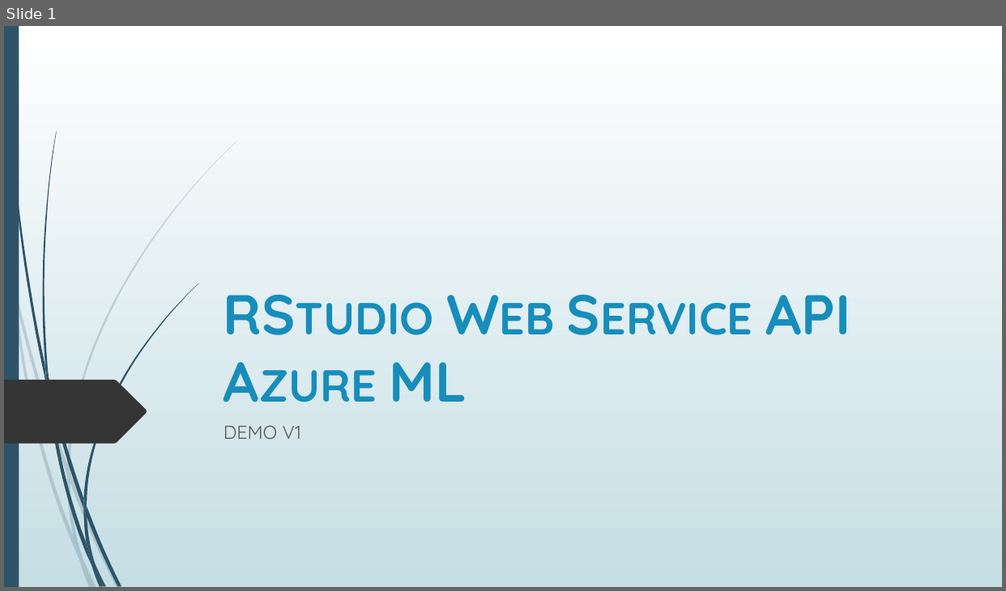
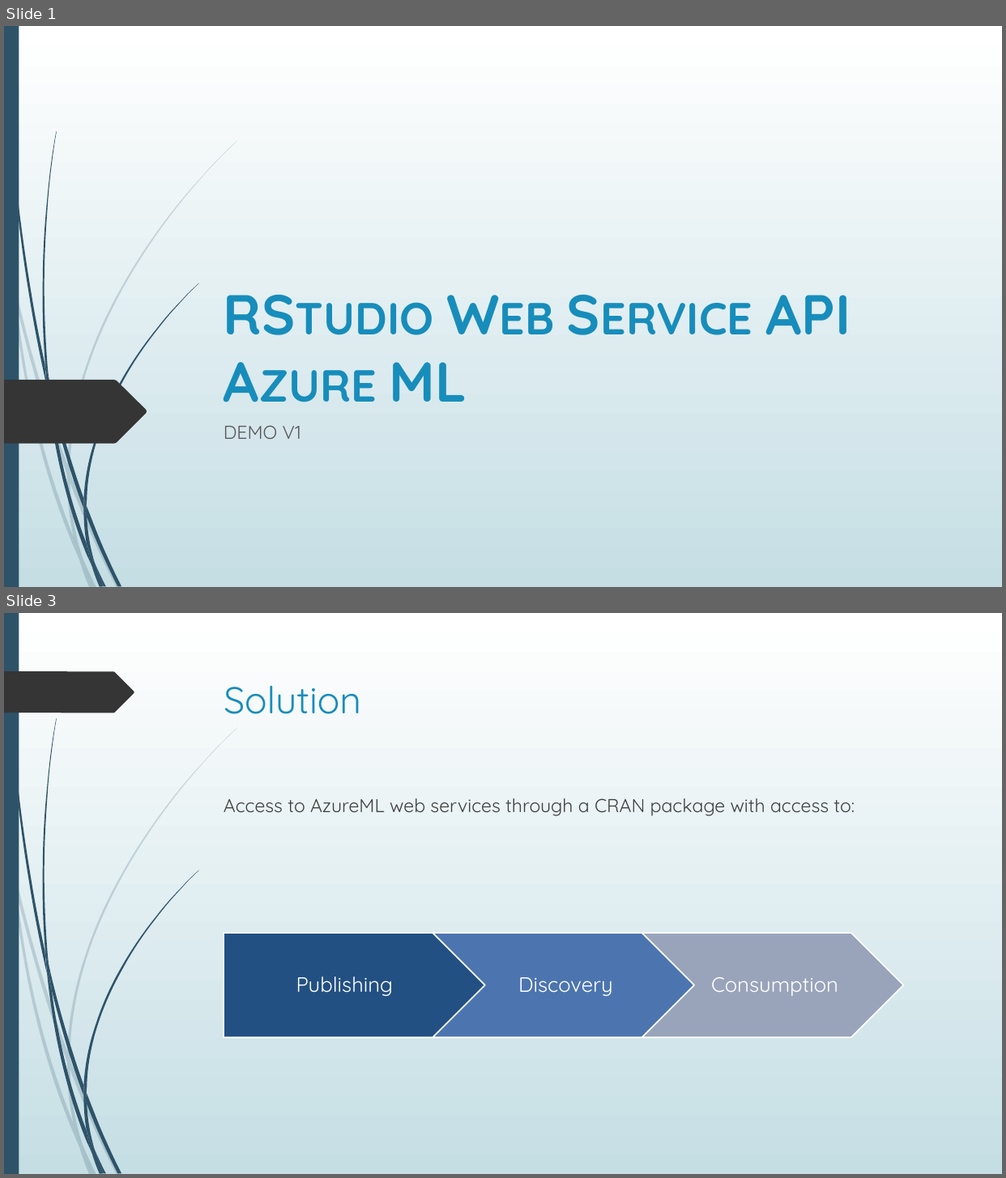
Before and after one commit to Azure/Azure-MachineLearning-ClientLibrary-R, a slide deck: demo/demo walkthrough.pptx. Shown one above the other, each under a label of ours: slide 1 before the commit, slides 1 and 3 after it; the slides between them are not shown. The pictures are 1006x591 and 1006x1178 pixels, drawn with LibreOffice and Linux fonts; fonts in the diff are those of the drawing. Boxes give left, top, right and bottom in pixels: in the first picture for what was removed or moved away, otherwise in the second. Text is boxed around its words. In the diff, an @@ line names an element or a change of style, - is before the commit and + after.

```diff
--- a/demo/demo walkthrough.pptx
+++ b/demo/demo walkthrough.pptx
@@ slide 3 added at (4, 613, 1002, 1174), background gradient #FFFFFF to #C5DEE5; not listed: 23 template elements that a slide beside it also shows @@
@@ freeform shape added at (4, 671, 134, 713), fill #353535 @@
@@ title added at (224, 686, 361, 714), 36 pt, text #178DBB @@
+Solution
@@ text added at (224, 798, 854, 816), 18 pt, text #404040 @@
+Access to AzureML web services through a CRAN package with access to:
@@ group added at (224, 934, 903, 1038): 3 texts, 2 chevrons, 1 pentagon arrow @@
+Publishing
+Discovery
+Consumption
```
Also in this commit, not shown: 1 slide changed, 2 other slides added, 6 slides removed.
